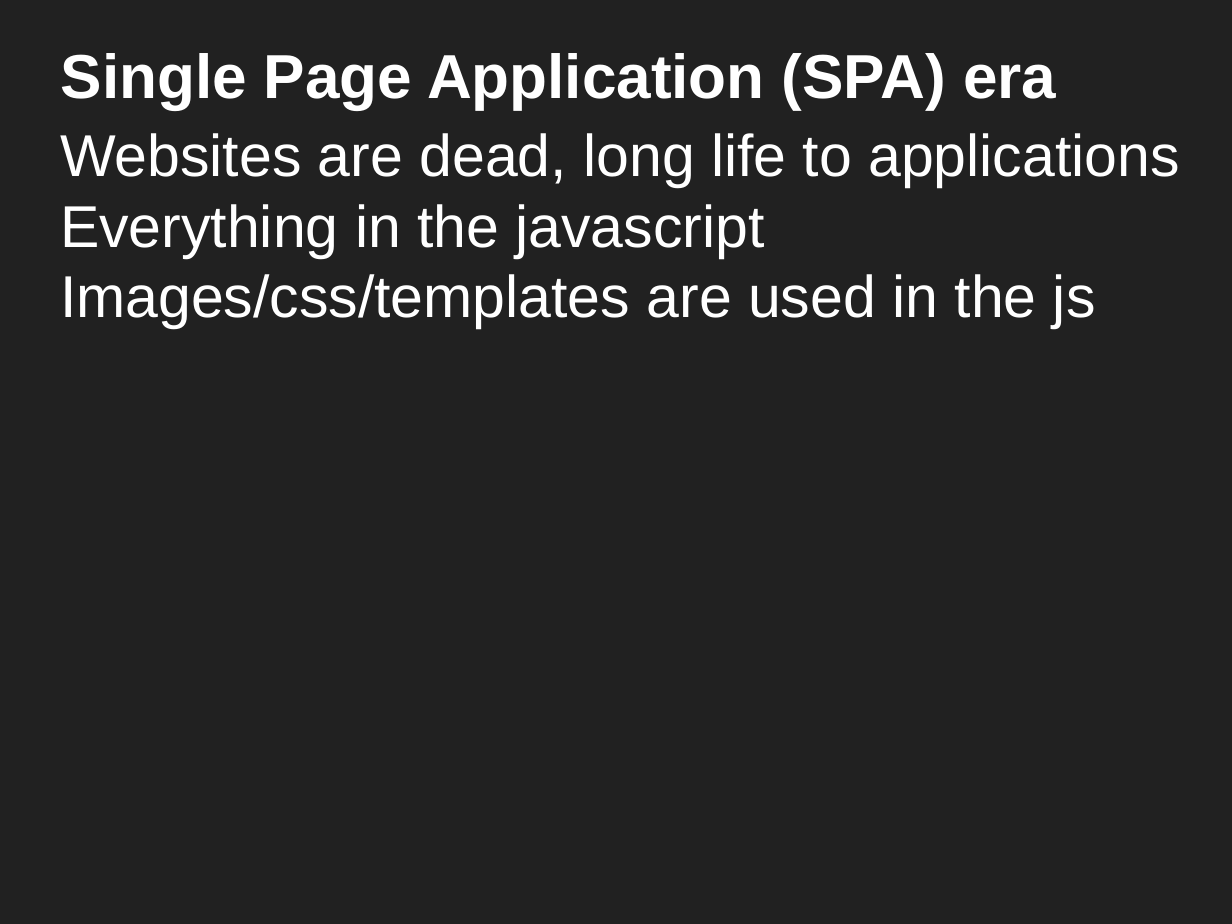
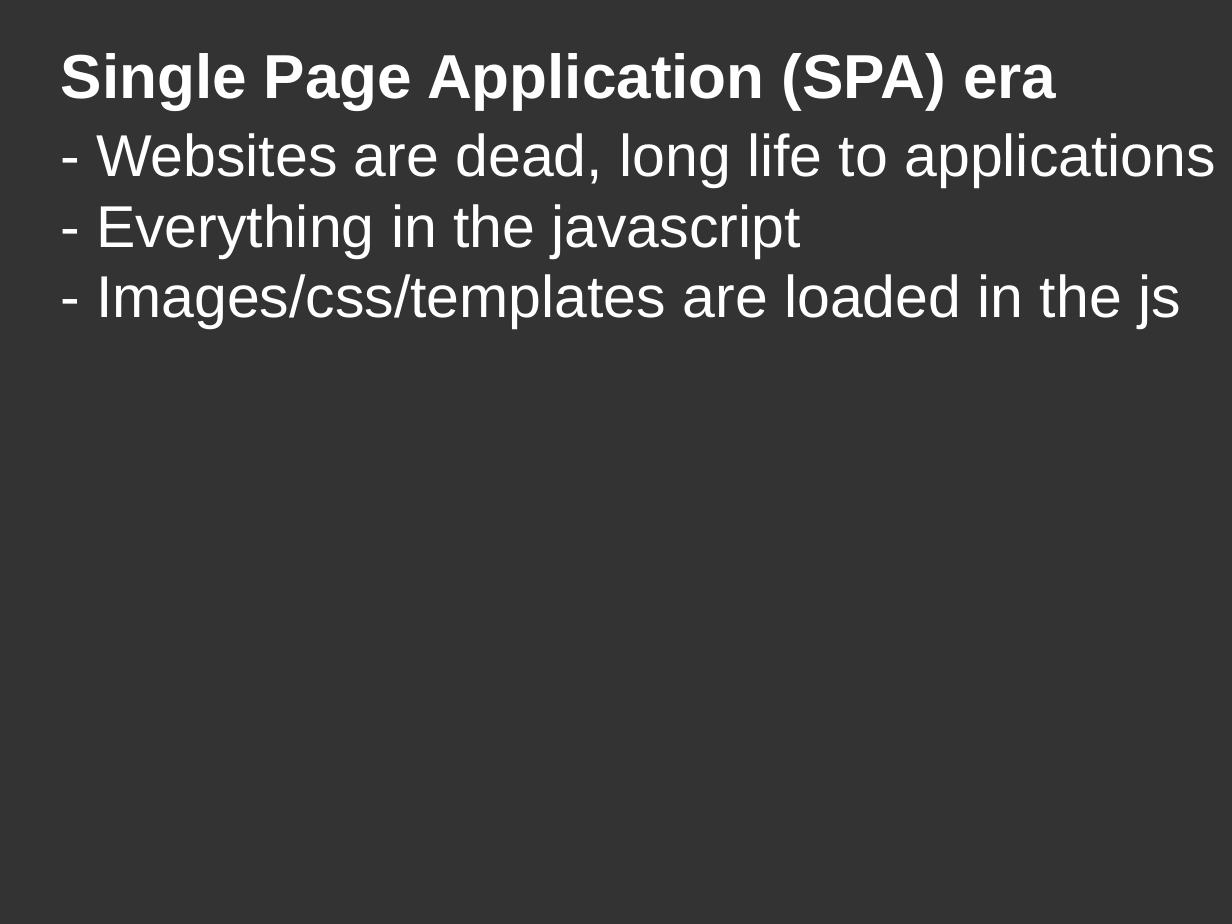
Before and after one commit to DanYellow/misc-tests, a slide deck: slide 15 of webpack-presentation-examples/webpack-presentation.odp. Drawn at 1232x924 pixels with LibreOffice and Linux fonts; fonts in the diff are those of the drawing. Boxes give left, top, right and bottom in pixels: in the first picture for what was removed or moved away, otherwise in the second. Text is boxed around its words. In the diff, an @@ line names an element or a change of style, - is before the commit and + after.

```diff
--- a/webpack-presentation-examples/webpack-presentation.odp
+++ b/webpack-presentation-examples/webpack-presentation.odp
@@ background #212121 to #333333 @@
@@ title at <box>96,133,1215,328</box>: text changed @@
-Websites are dead, long life to applications
-Everything in the javascript
-Images/css/templates are used in the js
+- Websites are dead, long life to applications
+- Everything in the javascript
+- Images/css/templates are loaded in the js
```
Also in this commit, not shown: 41 other slides changed, 6 slides added, 2 slides removed, 17 other files.
